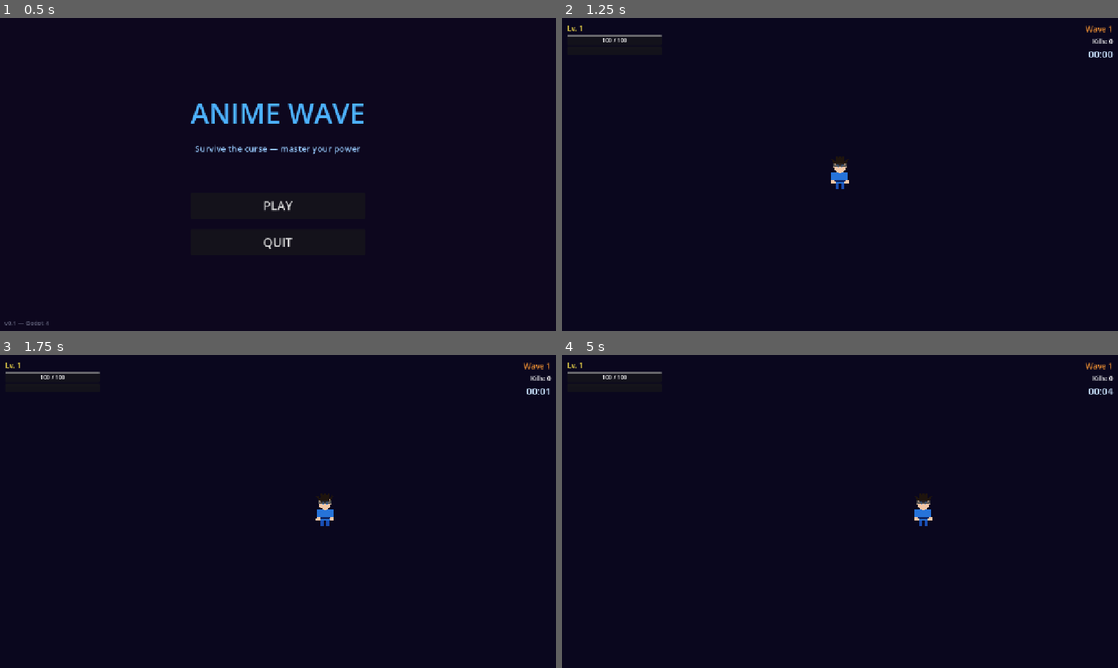
Above: before the commit, frames 1-4 (two rows, left to right).
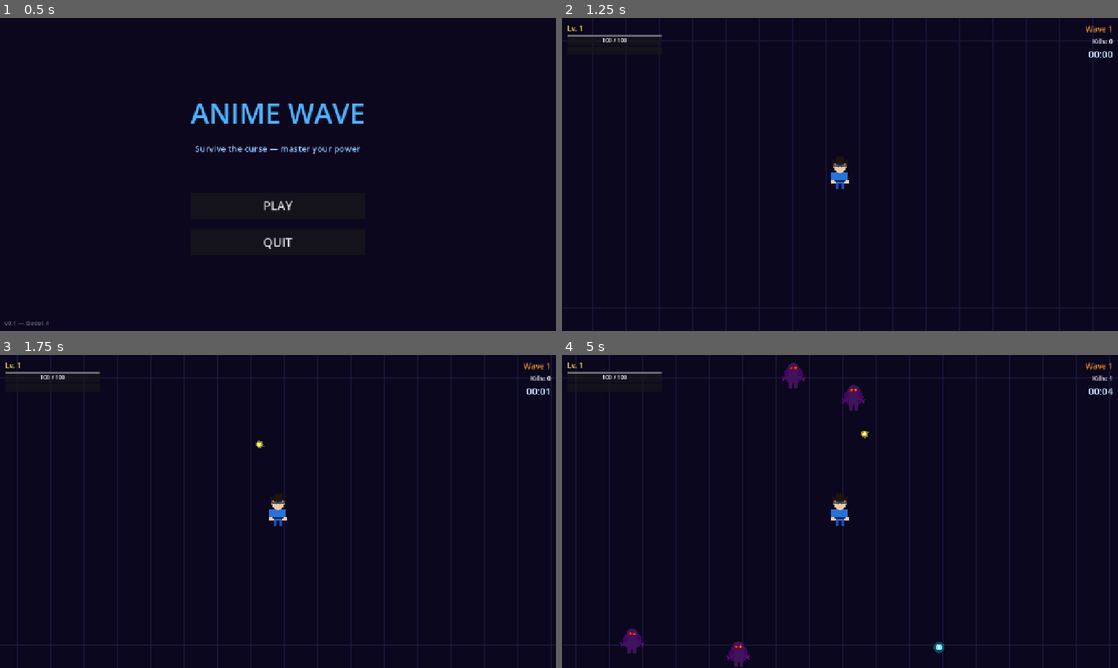
Above: after the commit, the same moments.

Repository: steven300999/Anime-Wave
Game: Godot game, scene res://scenes/main_menu.tscn
Two runs of this game, one before a commit and one after it. Both use one fixed random seed, a clock stepped at 60 frames per second and the inputs below.
Inputs:
- Up to frame 1 (0.5 s): no input
- Up to frame 2 (1.25 s): click "PLAY" at 0.5 s
- Up to frame 3 (1.75 s): hold D (move_right) from 1.28 s (still down)
- Up to frame 4 (5 s): release D (move_right) at 2.03 s; hold S (move_down) 2.03-2.78 s; hold D (move_right) 2.78-3.53 s; hold W (move_up) 3.53-4.28 s; hold A (move_left) from 4.28 s (still down)

Frame 1 is identical in both runs. In frame 2, less than 0.1% of the frame differs, in the area x 5-96%, y 7-93%; in frame 3, 0.4%; in frame 4, 1.3%, in the area x 2-100%, y 2-100%.
Error before the commit: Parse Error: Cannot infer the type of "game_over" variable because the value doesn't have a set type. (res://scripts/game.gd:67)

Commit message:
Fix GDScript parse errors: explicit type annotations for Variant-inferred variables
Co-authored-by: steven300999 <148907944+steven300999@users.noreply.github.com>

Diff:
--- a/scripts/game.gd
+++ b/scripts/game.gd
@@ -64,7 +64,7 @@
 func _on_player_died() -> void:
 	# Wait briefly then show game over (player is hidden but not freed)
 	await get_tree().create_timer(0.8).timeout
-	var game_over := load("res://scenes/game_over.tscn").instantiate()
+	var game_over: Node = load("res://scenes/game_over.tscn").instantiate()
 	game_over.setup(kill_count, hud.get_elapsed(), player.level)
 	get_tree().root.add_child(game_over)
 	queue_free()
--- a/scripts/weapons/water_breathing_slash.gd
+++ b/scripts/weapons/water_breathing_slash.gd
@@ -37,7 +37,7 @@
 	var points := PackedVector2Array()
 	for i in 16:
 		var t := float(i) / 15.0
-		var angle := lerp(-PI * 0.35, PI * 0.35, t)
+		var angle: float = lerp(-PI * 0.35, PI * 0.35, t)
 		var r := 22.0 + sin(t * PI) * 8.0
 		points.append(Vector2(cos(angle), sin(angle)) * r)
 	# Draw as a thick arc
